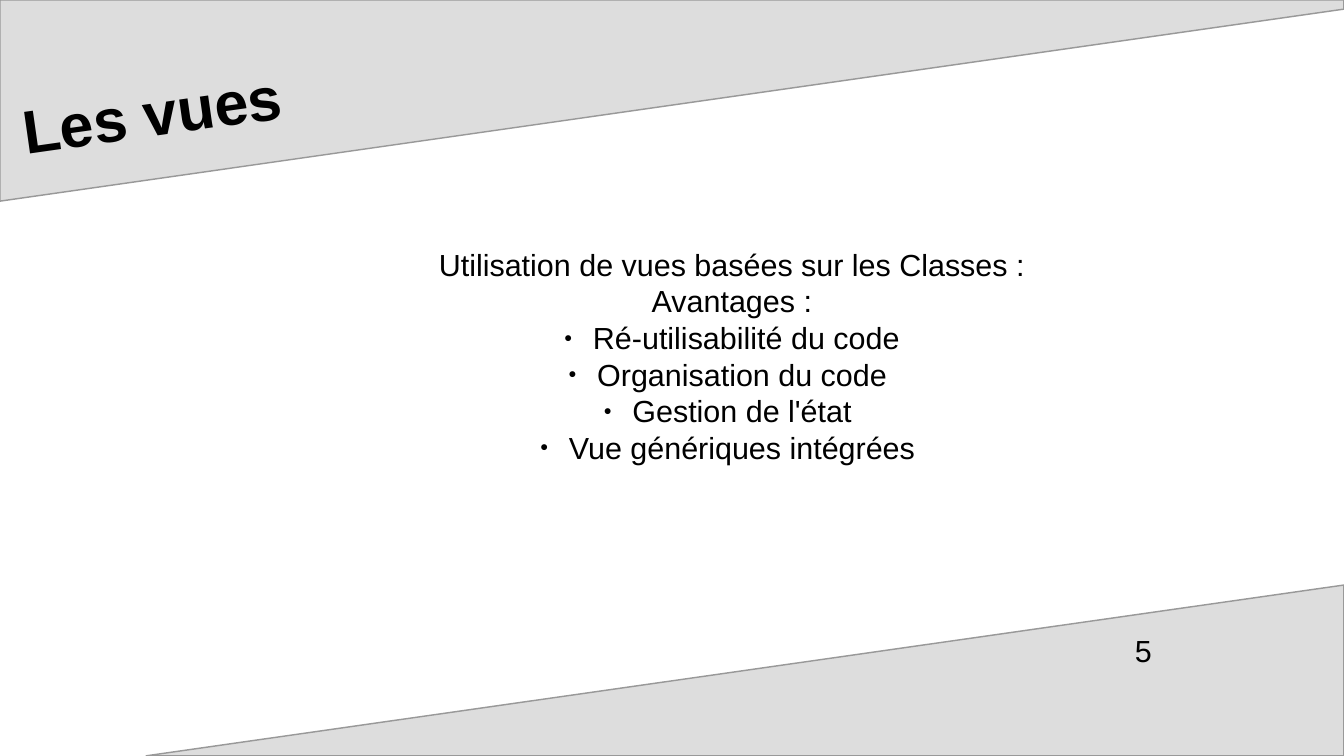
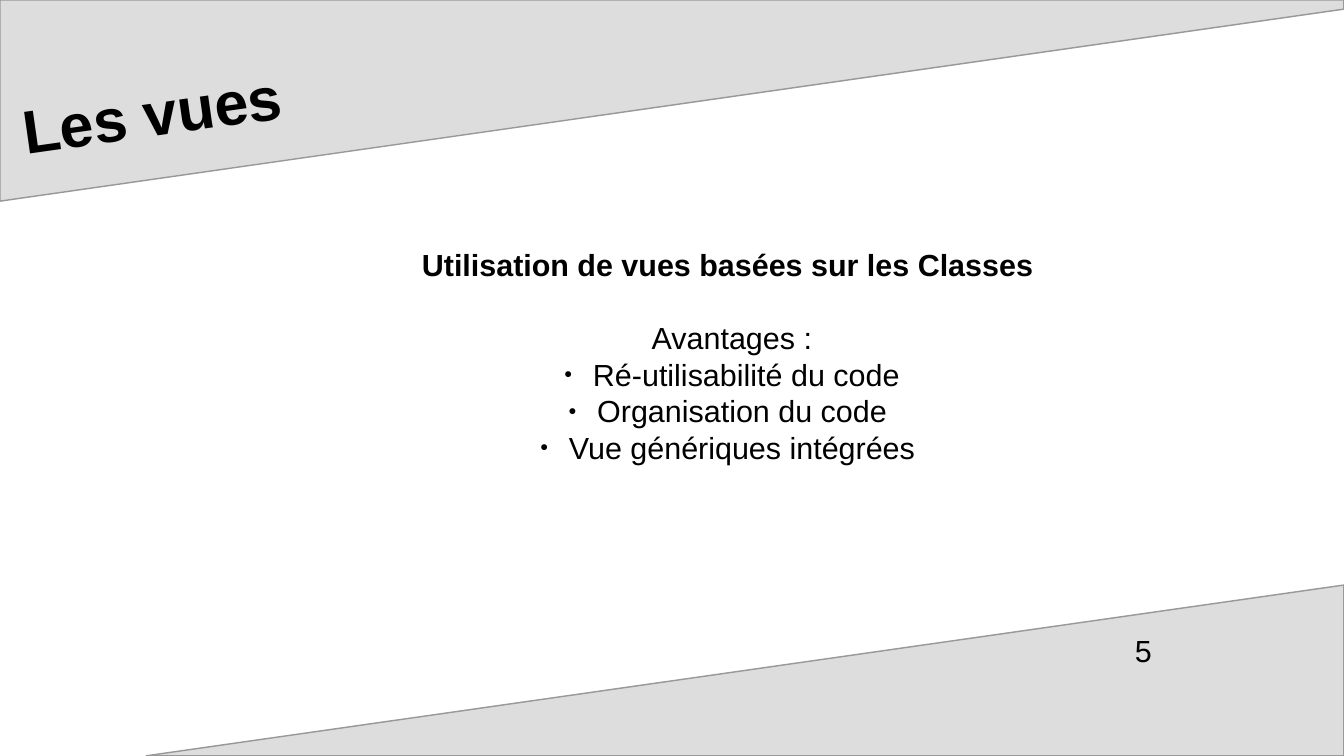
Before and after one commit to mcourte/OC_Projet9, a slide deck: slide 5 of ppt_soutenance.odp. Drawn at 1344x756 pixels with LibreOffice and Linux fonts; fonts in the diff are those of the drawing; background and template pictures are left out. Boxes give left, top, right and bottom in pixels: in the first picture for what was removed or moved away, otherwise in the second. Text is boxed around its words. In the diff, an @@ line names an element or a change of style, - is before the commit and + after.

```diff
--- a/ppt_soutenance.odp
+++ b/ppt_soutenance.odp
@@ text at [422, 253, 1033, 277]: text changed; bold on @@
-Utilisation de vues basées sur les Classes :
+Utilisation de vues basées sur les Classes
@@ text at [632, 399, 851, 423]: paragraph removed @@
-● Gestion de l'état
```
Also in this commit, not shown: 6 other slides changed, 1 slide added.
